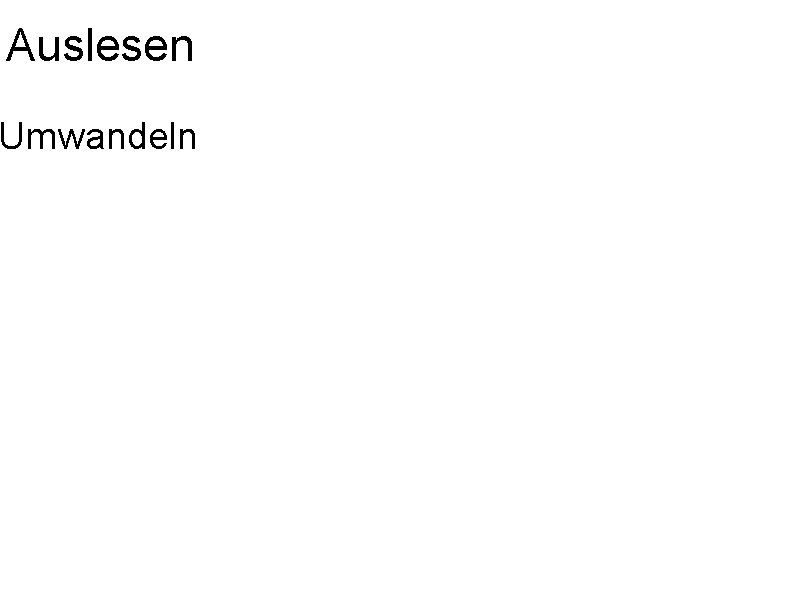
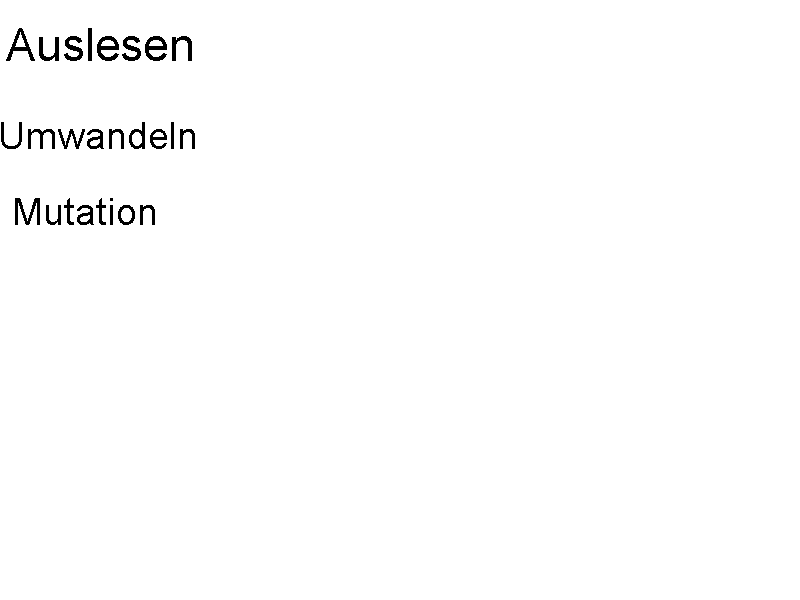
Layers edited between the first and the second 800px x 600px image:
added layer "Mutation" above "Umwandeln" over left=15, top=198, right=155, bottom=225
